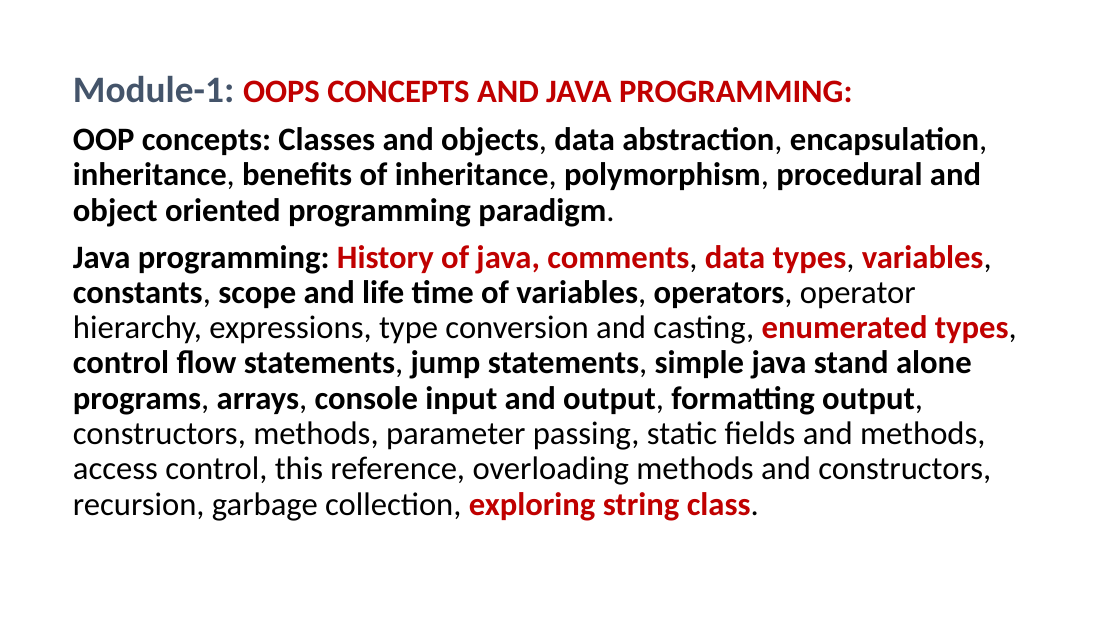
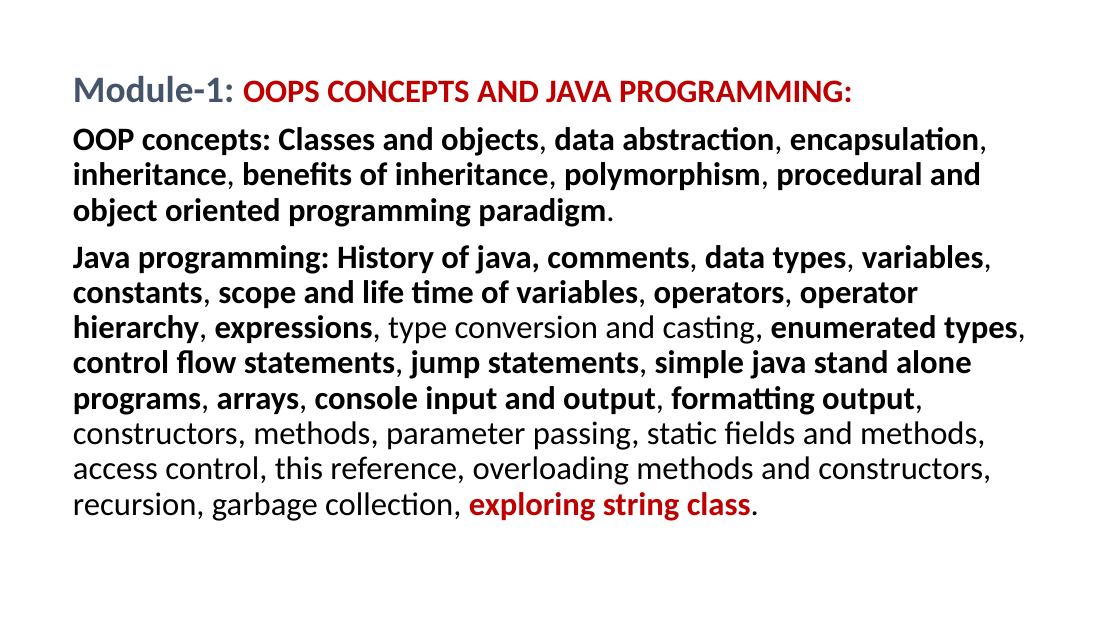
Before and after one commit to PRAMOD-VISHNU-NAIK/MCA-2nd-Sem-Shridevi-College, a slide deck: slide 105 of Theory Class-Notes/Java MCA-2.pptx (slide 101 before the commit). Drawn at 1120x630 pixels with LibreOffice and Linux fonts; fonts in the diff are those of the drawing. Boxes give left, top, right and bottom in pixels: in the first picture for what was removed or moved away, otherwise in the second. Text is boxed around its words. In the diff, an @@ line names an element or a change of style, - is before the commit and + after.

```diff
--- a/Theory Class-Notes/Java MCA-2.pptx
+++ b/Theory Class-Notes/Java MCA-2.pptx
@@ text at bbox=[73, 245, 1026, 521]: text colour #C00000 to #000000 in "History of java, comments, data types, variables, ..."; bold on in "operator hierarchy, expressions," @@
```
Also in this commit, not shown: 2 other slides changed, 7 slides added.
